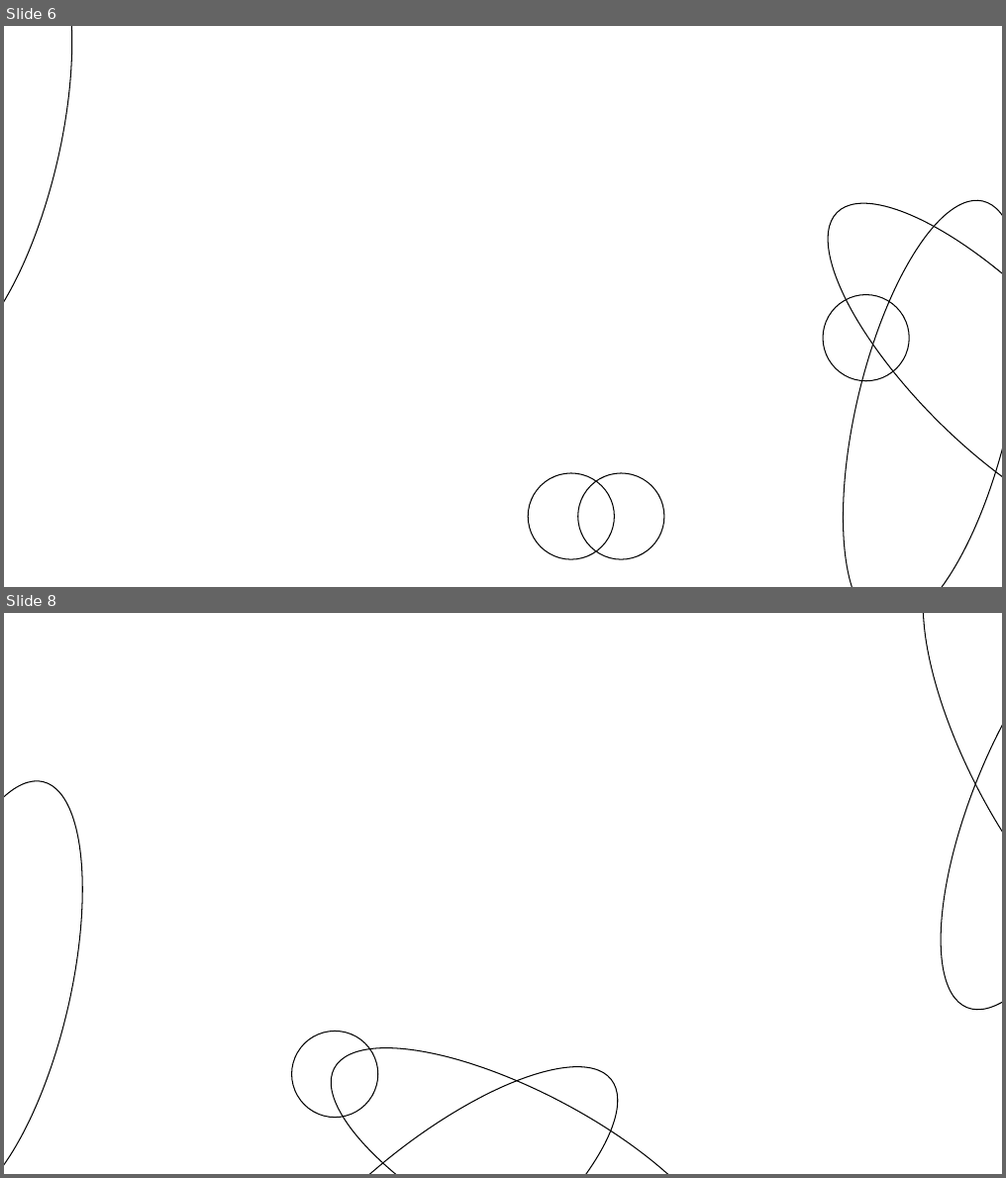
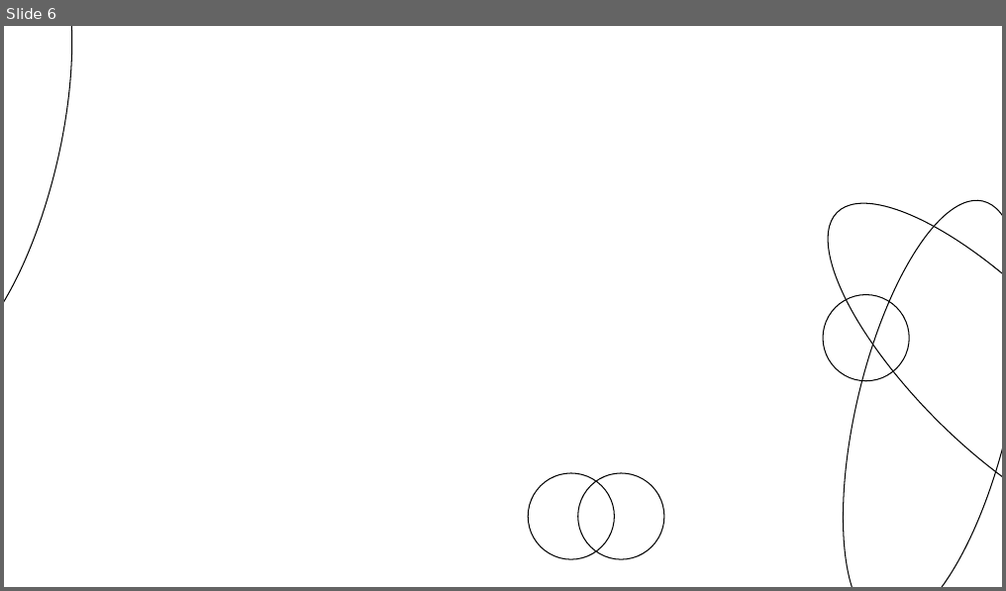
Before and after one commit to Siksna/2PT1_Eksamens, a slide deck: Pecnosacījumu_MācībuMaterials.pptx. Shown one above the other, each under a label of ours: slides 6 and 8 before the commit, slide 6 after it; the slides between them are not shown. The pictures are 1006x1178 and 1006x591 pixels, drawn with LibreOffice and Linux fonts; fonts in the diff are those of the drawing. Boxes give left, top, right and bottom in pixels: in the first picture for what was removed or moved away, otherwise in the second. Text is boxed around its words. In the diff, an @@ line names an element or a change of style, - is before the commit and + after.

```diff
--- a/Pecnosacījumu_MācībuMaterials.pptx
+++ b/Pecnosacījumu_MācībuMaterials.pptx
@@ slide 8 removed at (x1=4, y1=613, x2=1002, y2=1174), background #FFFFFF @@
@@ ellipse removed at (x1=876, y1=613, x2=1002, y2=976) @@
@@ ellipse removed at (x1=897, y1=613, x2=1002, y2=1037) @@
@@ ellipse removed at (x1=4, y1=763, x2=117, y2=1174) @@
@@ ellipse removed at (x1=222, y1=1020, x2=659, y2=1174) @@
@@ ellipse removed at (x1=299, y1=1001, x2=755, y2=1174) @@
@@ ellipse removed at (x1=291, y1=1031, x2=377, y2=1117) @@
```
Also in this commit, not shown: 1 slide changed, 2 slides added, 1 other slide removed.
